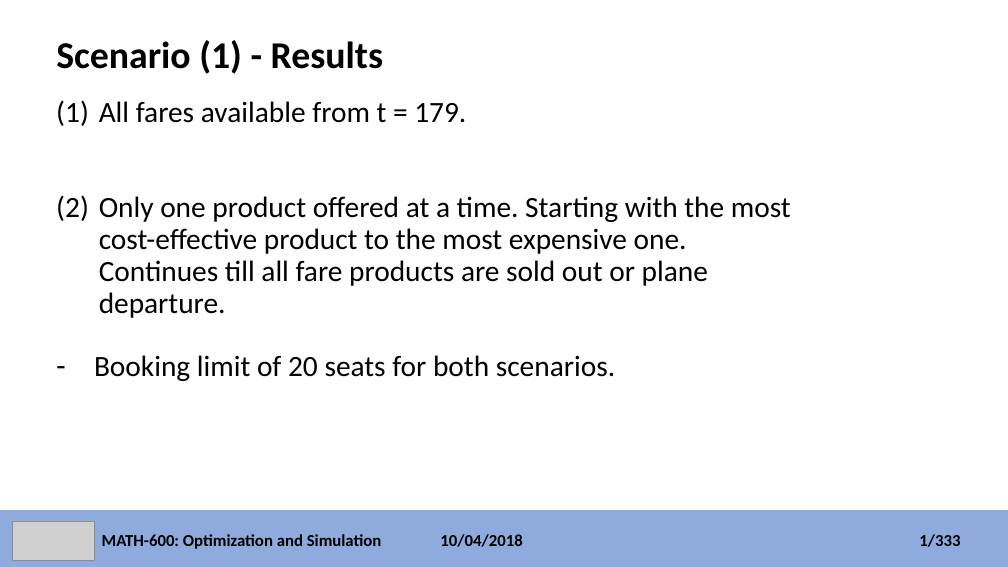
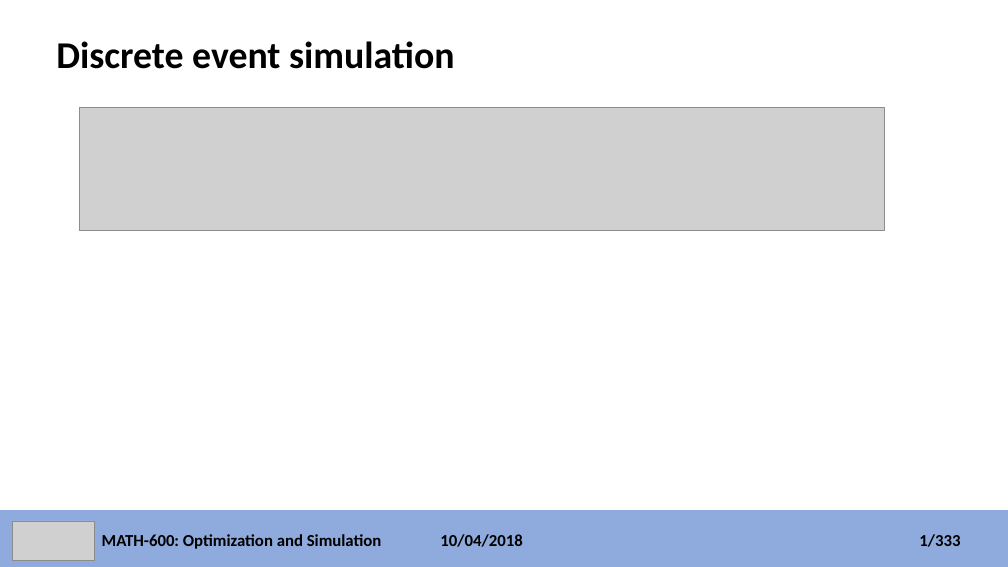
Before and after one commit to faymanns/simulation_and_optimization, a slide deck: slide 6 of simulation_project.pptx (slide 8 before the commit). Drawn at 1008x567 pixels with LibreOffice and Linux fonts; fonts in the diff are those of the drawing; grey boxes stand for pictures. Boxes give left, top, right and bottom in pixels: in the first picture for what was removed or moved away, otherwise in the second. Text is boxed around its words. In the diff, an @@ line names an element or a change of style, - is before the commit and + after.

```diff
--- a/simulation_project.pptx
+++ b/simulation_project.pptx
@@ title at (x1=56, y1=41, x2=455, y2=69): text changed @@
-Scenario (1) - Results
+Discrete event simulation
@@ picture added at (x1=79, y1=108, x2=884, y2=231) @@
@@ text removed at (x1=94, y1=101, x2=791, y2=381) @@
-(1) All fares available from t = 179.
-(2) Only one product offered at a time. Starting with the most cost-effective product to the most expensive one. Continues till all fare products are sold out or plane departure.
-– Booking limit of 20 seats for both scenarios.
```
Also in this commit, not shown: 7 other slides changed, 7 slides added.
